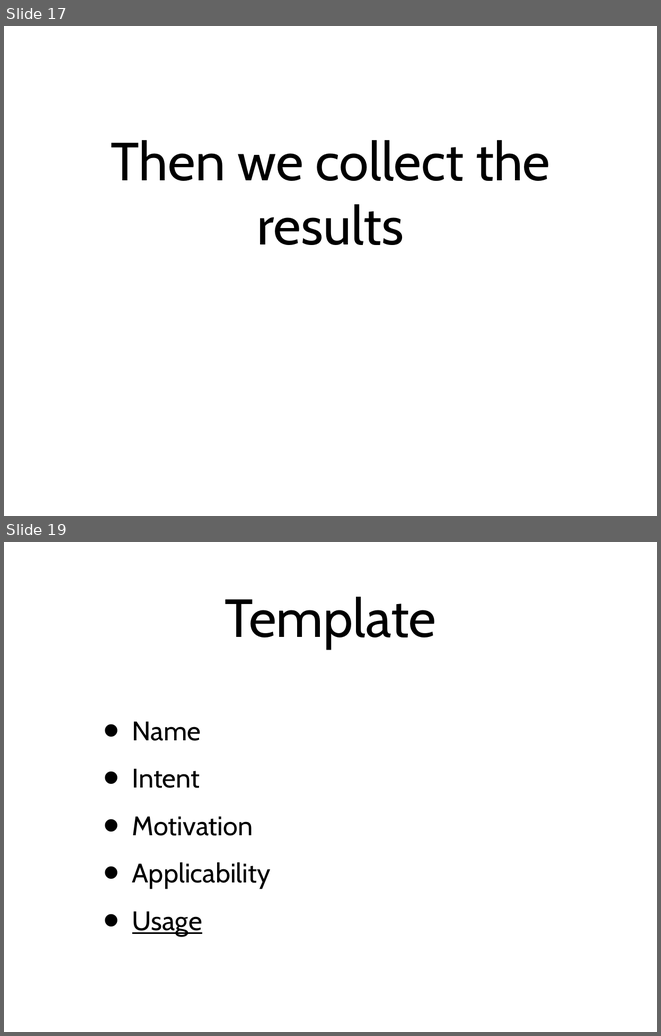
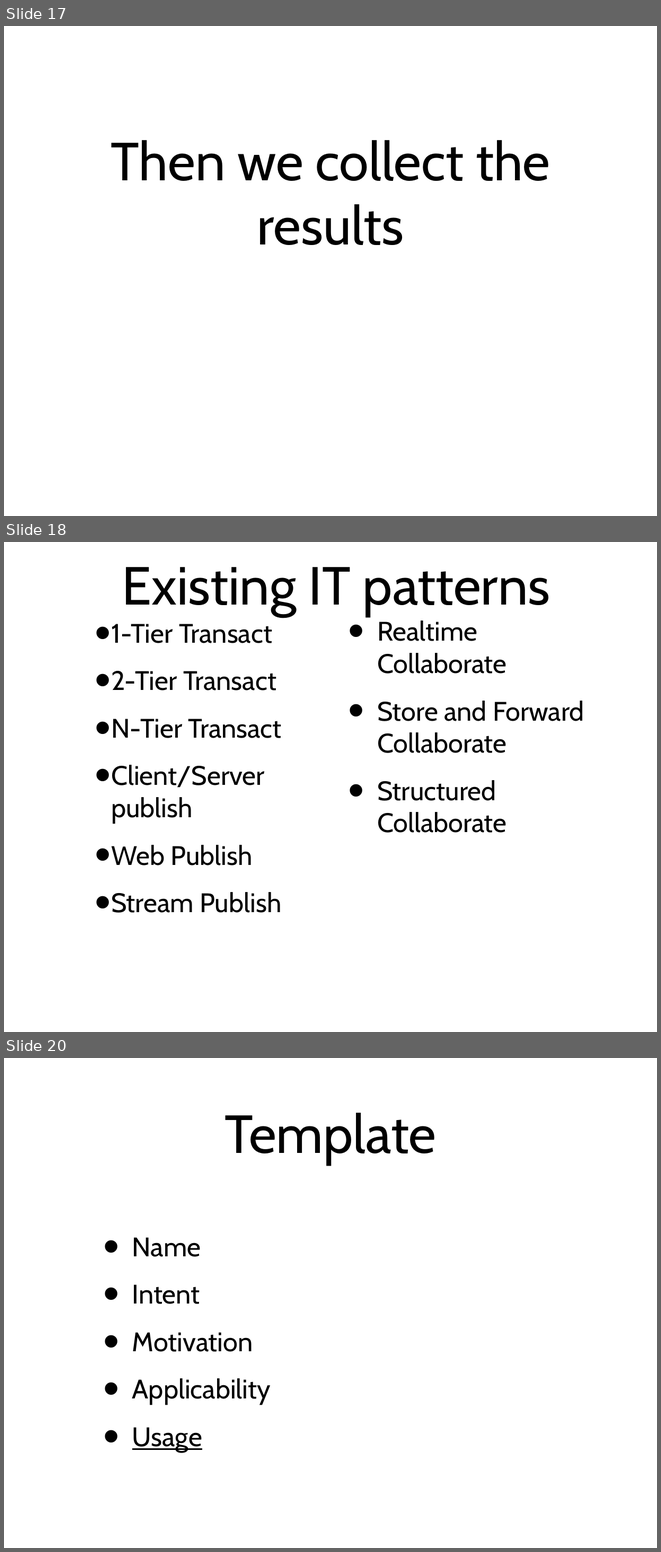
Before and after one commit to simpsonjulian/his-spa-materials, a slide deck: Presentation.odp. Shown one above the other, each under a label of ours: slides 17 and 19 before the commit, slides 17, 18 and 20 after it; the slides between them are not shown. The pictures are 661x1036 and 661x1552 pixels, drawn with LibreOffice and Linux fonts; fonts in the diff are those of the drawing. Boxes give left, top, right and bottom in pixels: in the first picture for what was removed or moved away, otherwise in the second. Text is boxed around its words. In the diff, an @@ line names an element or a change of style, - is before the commit and + after.

```diff
--- a/Presentation.odp
+++ b/Presentation.odp
@@ slide 18 added at (4, 542, 657, 1032), background #FFFFFF @@
@@ title added at (122, 567, 550, 616), 84 pt, text #000000 @@
+Existing IT patterns
@@ text added at (377, 620, 584, 832), 42 pt, text #000000 @@
+• Realtime Collaborate
+• Store and Forward Collaborate
+• Structured Collaborate
@@ text added at (111, 624, 282, 912), 42 pt, text #000000 @@
+  • 1-Tier Transact
+  • 2-Tier Transact
+  • N-Tier Transact
+  • Client/Server publish
+  • Web Publish
+  • Stream Publish
@@ what was slide 19 is now slide 20 @@
```
Also in this commit, not shown: 4 slides changed, 1 slide removed.
